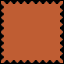
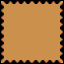
The second (64, 64) image is a revision of the first. Changes to its layers:
painted on "bord" over box(1, 1, 63, 63)
painted on "fond" over box(1, 1, 63, 63)
